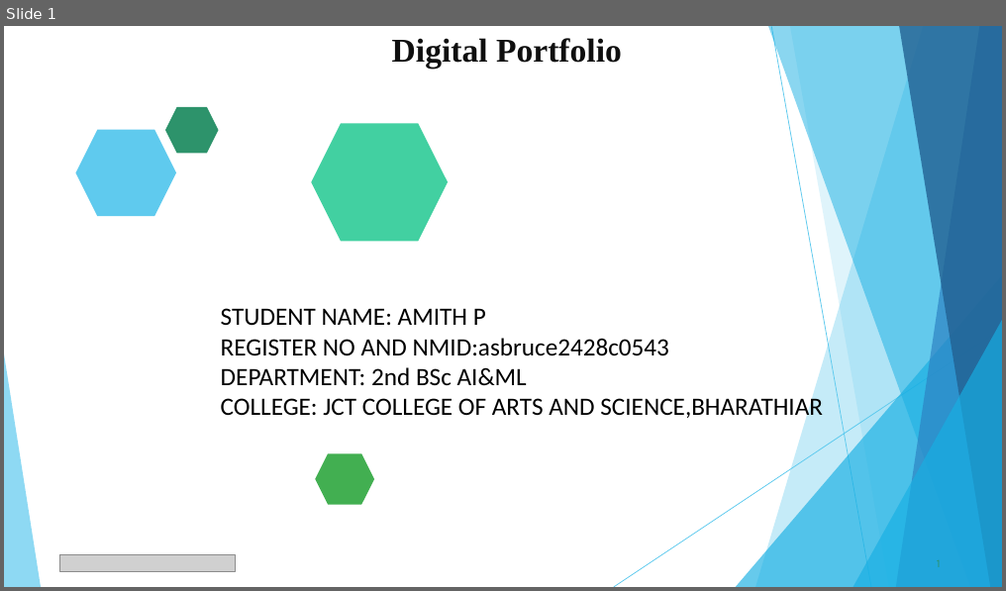
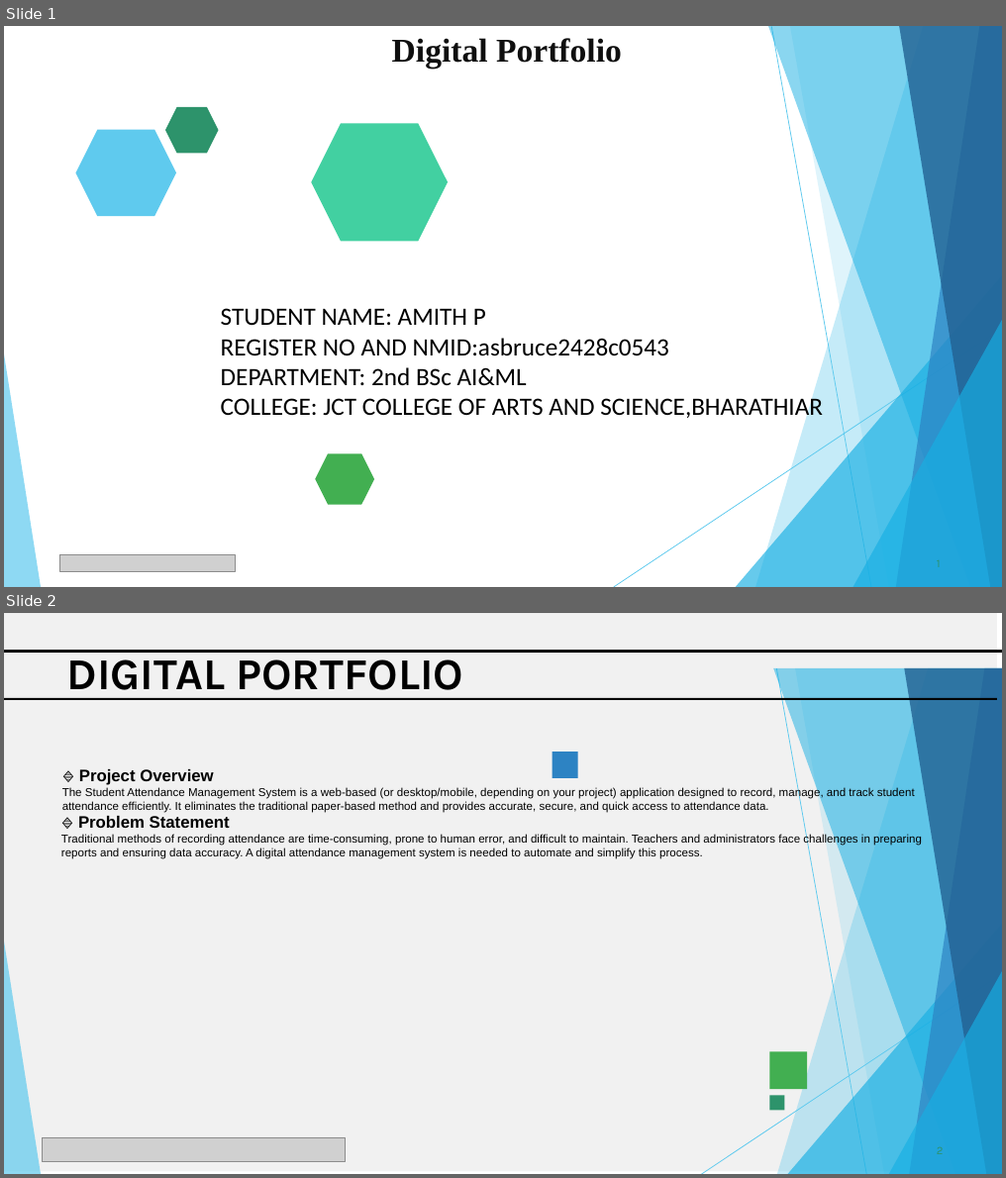
Before and after one commit to amithachu101-eng/nm, a slide deck: PPT FWD TNSDC 2025 (2) amith.pptx. Shown one above the other, each under a label of ours: slide 1 before the commit, slides 1 and 2 after it. The pictures are 1006x591 and 1006x1178 pixels, drawn with LibreOffice and Linux fonts; fonts in the diff are those of the drawing; grey boxes stand for pictures. Boxes give left, top, right and bottom in pixels: in the first picture for what was removed or moved away, otherwise in the second. Text is boxed around its words. In the diff, an @@ line names an element or a change of style, - is before the commit and + after.

```diff
--- a/PPT FWD TNSDC 2025 (2) amith.pptx
+++ b/PPT FWD TNSDC 2025 (2) amith.pptx
@@ slide 2 added at (4, 613, 1002, 1174), background #FFFFFF @@
@@ freeform shape added at (4, 613, 997, 1172), fill #F1F1F1 @@
@@ rectangle added at (4, 651, 1002, 652), fill #000000, outline #000000 0.75 pt @@
@@ title added at (66, 650, 463, 700), 42.5 pt, text #000000, bold @@
+DIGITAL PORTFOLIO
@@ rectangle added at (4, 698, 997, 700), fill #000000, outline #000000 0.75 pt @@
@@ freeform shape added at (552, 752, 577, 777), fill #2D83C3 @@
@@ text added at (62, 769, 915, 813), 11 pt, text #000000 @@
+🔹 Project Overview
+The Student Attendance Management System is a web-based (or desktop/mobile, depending on your project) application designed to record, manage, and track student attendance efficiently. It eliminates the traditional paper-based method and provides accurate, secure, and quick access to attendance data.
@@ text added at (61, 816, 922, 860), 11 pt, text #000000 @@
+🔹 Problem Statement
+Traditional methods of recording attendance are time-consuming, prone to human error, and difficult to maintain. Teachers and administrators face challenges in preparing reports and ensuring data accuracy. A digital attendance management system is needed to automate and simplify this process.
@@ freeform shape added at (4, 942, 41, 1174), fill #5FCAEE at 70% opacity @@
@@ group added at (619, 668, 1002, 1174): 9 freeform shapes @@
@@ freeform shape added at (770, 1052, 807, 1089), fill #42AF51 @@
@@ freeform shape added at (770, 1096, 785, 1111), fill #2D936B @@
@@ picture added at (43, 1138, 346, 1161) @@
```
Also in this commit, not shown: 3 slides changed, 1 slide removed.
